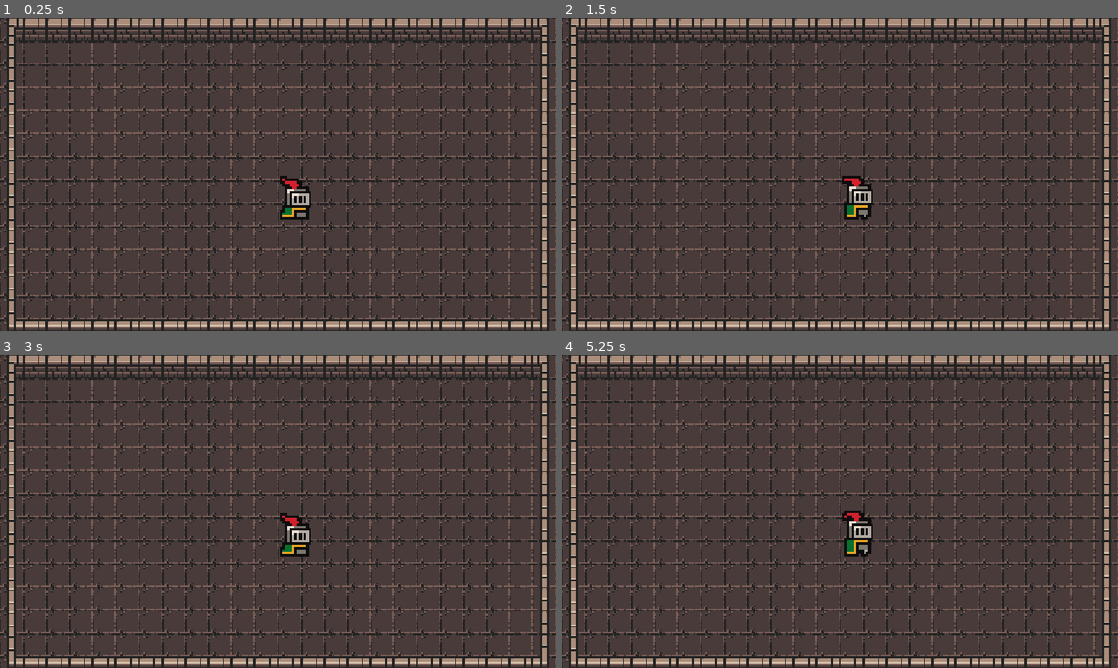
Above: before the commit, frames 1-4 (two rows, left to right).
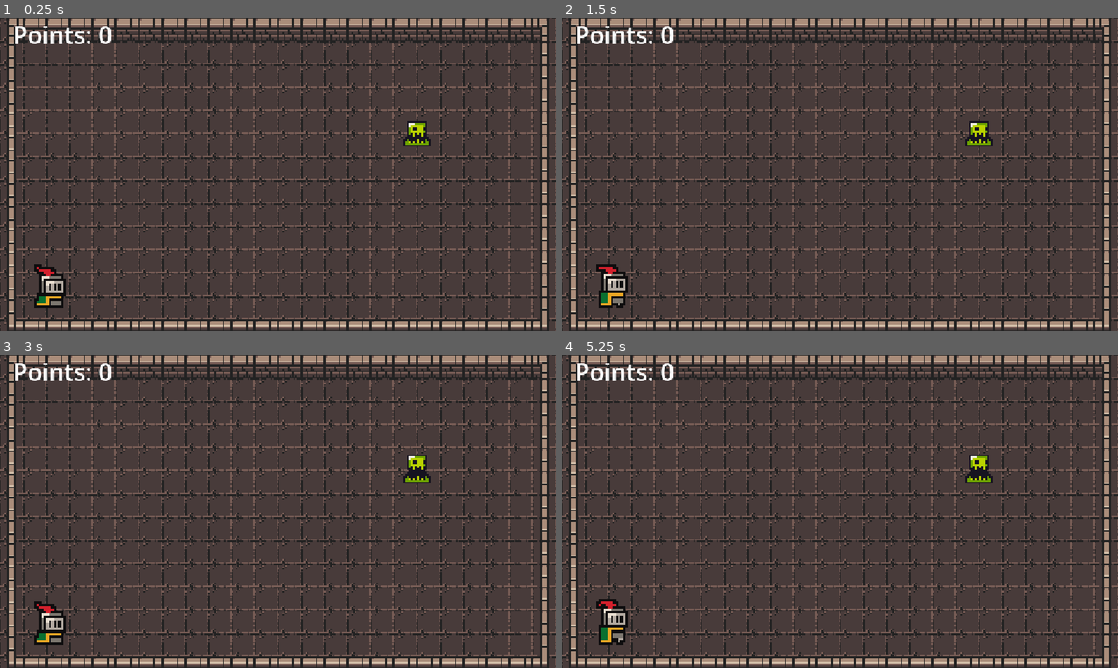
Above: after the commit, the same moments.

Repository: NNKD-Kevin/godot-game
Game: Godot game, scene res://scenes/game.tscn
Same seed, same stepped clock (60 frames per second), same inputs: the game is played once before the commit and once after it.
Inputs (mouse positions are in pixels of both pictures, inside the frame that each line leads up to):
- Up to frame 1 (0.25 s): no input
- Up to frame 2 (1.5 s): tap Enter at 0.5 s; move the mouse to (962, 158) at 0.52 s; hold Right (ui_right) 0.53-1.25 s; click (962, 158) at 0.6 s; drag from (728, 190) to (812, 237) at 1.27 s
- Up to frame 3 (3 s): move the mouse to (333, 442) at 2.02 s; hold Right (ui_right) 2.03-2.75 s; tap Alt at 2.1 s; click (333, 442) at 2.3 s; tap Space at 2.75 s; drag from (250, 574) to (111, 464) at 2.77 s
- Up to frame 4 (5.25 s): move the mouse to (1006, 558) at 3.52 s; hold Left (ui_left) 3.53-4.25 s; click (1006, 558) at 3.6 s; drag from (673, 464) to (756, 433) at 4.27 s; move the mouse to (867, 511) at 5.02 s; hold Down (ui_down) from 5.03 s (still down); tap Alt at 5.1 s

The runs differ from the first frame. In frame 1, 1.9% of the frame differs, in the area x 2-78%, y 2-93%; in frame 2, 1.9%; in frame 3, 1.9%; in frame 4, 2.0%.

Commit message:
Player movement, collision, slime enemy

Diff:
--- a/new-game-project/player.gd
+++ /dev/null
@@ -1 +0,0 @@
-extends CharacterBody2D
--- a/new-game-project/player.tscn
+++ b/new-game-project/player.tscn
@@ -1,7 +1,8 @@
 [gd_scene format=3 uid="uid://ckudr8chj1kgo"]
 
-[ext_resource type="Script" uid="uid://dgemna2cprj7k" path="res://player.gd" id="1_onrkg"]
+[ext_resource type="Script" uid="uid://dgemna2cprj7k" path="res://script/player.gd" id="1_onrkg"]
 [ext_resource type="Texture2D" uid="uid://d0ohn1putic7v" path="res://assets/brackeys_platformer_assets/brackeys_platformer_assets/sprites/knight.png" id="2_i3pqv"]
+[ext_resource type="Texture2D" uid="uid://c8hsgrp75tjkl" path="res://assets/basket.webp" id="3_i3pqv"]
 
 [sub_resource type="AtlasTexture" id="AtlasTexture_hqtel"]
 atlas = ExtResource("2_i3pqv")
@@ -18,6 +19,22 @@
 [sub_resource type="AtlasTexture" id="AtlasTexture_1jxqw"]
 atlas = ExtResource("2_i3pqv")
 region = Rect2(96, 0, 32, 32)
+
+[sub_resource type="AtlasTexture" id="AtlasTexture_dw050"]
+atlas = ExtResource("2_i3pqv")
+region = Rect2(64, 160, 32, 32)
+
+[sub_resource type="AtlasTexture" id="AtlasTexture_b26j0"]
+atlas = ExtResource("2_i3pqv")
+region = Rect2(96, 160, 32, 32)
+
+[sub_resource type="AtlasTexture" id="AtlasTexture_n7ghd"]
+atlas = ExtResource("2_i3pqv")
+region = Rect2(128, 160, 32, 32)
+
+[sub_resource type="AtlasTexture" id="AtlasTexture_nvl01"]
+atlas = ExtResource("2_i3pqv")
+region = Rect2(160, 160, 32, 32)
 
 [sub_resource type="SpriteFrames" id="SpriteFrames_1vivr"]
 animations = [{
@@ -37,21 +54,49 @@
 "loop": 1,
 "name": &"default",
 "speed": 10.0
+}, {
+"frames": [{
+"duration": 1.0,
+"texture": SubResource("AtlasTexture_dw050")
+}, {
+"duration": 1.0,
+"texture": SubResource("AtlasTexture_b26j0")
+}, {
+"duration": 1.0,
+"texture": SubResource("AtlasTexture_n7ghd")
+}, {
+"duration": 1.0,
+"texture": SubResource("AtlasTexture_nvl01")
+}],
+"loop": 1,
+"name": &"roll",
+"speed": 10.0
 }]
 
 [sub_resource type="RectangleShape2D" id="RectangleShape2D_1vivr"]
-size = Vector2(48, 71)
+size = Vector2(55, 78.5)
 
 [node name="player" type="CharacterBody2D" unique_id=756834751]
+input_pickable = true
 script = ExtResource("1_onrkg")
 
 [node name="AnimatedSprite2D" type="AnimatedSprite2D" parent="." unique_id=1676121]
-position = Vector2(609.99994, 354.99997)
+position = Vector2(6.1035156e-05, -14.999939)
 scale = Vector2(5, 5)
 sprite_frames = SubResource("SpriteFrames_1vivr")
+animation = &"roll"
 autoplay = "default"
-frame_progress = 0.4733236
+frame_progress = 0.39761057
 
-[node name="CollisionShape2D" type="CollisionShape2D" parent="." unique_id=1084457696]
-position = Vector2(615, 378)
+[node name="handle" type="Sprite2D" parent="." unique_id=1522531036]
+position = Vector2(1, 4.7683716e-07)
+scale = Vector2(0.049999993, 0.049999993)
+texture = ExtResource("3_i3pqv")
+
+[node name="CollisionBox" type="CollisionShape2D" parent="." unique_id=1084457696]
+visible = false
+position = Vector2(1, 7)
 shape = SubResource("RectangleShape2D_1vivr")
+
+[connection signal="mouse_entered" from="." to="." method="_on_mouse_entered"]
+[connection signal="mouse_exited" from="." to="." method="_on_mouse_exited"]
--- a/new-game-project/project.godot
+++ b/new-game-project/project.godot
@@ -14,6 +14,10 @@
 run/main_scene="uid://yicge48108e0"
 config/features=PackedStringArray("4.7", "GL Compatibility")
 config/icon="res://icon.svg"
+
+[autoload]
+
+Global="*uid://bwlietfi5sv7j"
 
 [display]
 
@@ -63,6 +67,11 @@
 , Object(InputEventKey,"resource_local_to_scene":false,"resource_name":"","device":-1,"window_id":0,"alt_pressed":false …(183 unchanged characters)…
 ]
 }
+drag={
+"deadzone": 0.2,
+"events": [Object(InputEventMouseButton,"resource_local_to_scene":false,"resource_name":"","device":-1,"window_id":0,"alt_pressed":false,"shift_pressed":false,"ctrl_pressed":false,"meta_pressed":false,"button_mask":0,"position":Vector2(0, 0),"global_position":Vector2(0, 0),"factor":1.0,"button_index":1,"canceled":false,"pressed":false,"double_click":false,"script":null)
+]
+}
 
 [physics]
 
--- /dev/null
+++ b/new-game-project/scenes/canvas_layer.gd
@@ -0,0 +1,3 @@
+extends CanvasLayer
+func _process(_delta: float) -> void:
+	$Label.text = "Points: " + str(Global.slime_killed*5)
--- a/new-game-project/scenes/game.tscn
+++ b/new-game-project/scenes/game.tscn
@@ -3,6 +3,8 @@
 [ext_resource type="Texture2D" uid="uid://xjc7n62k8fho" path="res://assets/0x72_DungeonTilesetII_v1.7/0x72_DungeonTilesetII_v1.7/atlas_floor-16x16.png" id="1_iywne"]
 [ext_resource type="Texture2D" uid="uid://ck6mex1uq8qq7" path="res://assets/0x72_DungeonTilesetII_v1.7/0x72_DungeonTilesetII_v1.7/atlas_walls_low-16x16.png" id="2_lbhrr"]
 [ext_resource type="Texture2D" uid="uid://ctcw0v1t3geey" path="res://assets/0x72_DungeonTilesetII_v1.7/0x72_DungeonTilesetII_v1.7/atlas_walls_high-16x32.png" id="3_iywne"]
+[ext_resource type="PackedScene" uid="uid://bhyctoxdkruw4" path="res://slime.tscn" id="5_iywne"]
+[ext_resource type="Script" uid="uid://c4nw4vcefmm2r" path="res://scenes/canvas_layer.gd" id="6_p57ef"]
 [ext_resource type="PackedScene" uid="uid://ckudr8chj1kgo" path="res://player.tscn" id="7_u5sy4"]
 
 [sub_resource type="TileSetAtlasSource" id="TileSetAtlasSource_p57ef"]
@@ -303,5 +305,18 @@
 layer_1/name = "Layer1"
 layer_1/tile_data = PackedInt32Array(65536, 4, 1, 131072, 4, 1, 196608, 4, 1, 262144, 4, 1, 327680, 4, 1, 393216, 4, 1, …(835 unchanged characters)…
 
-[node name="CharacterBody2D" parent="." unique_id=756834751 instance=ExtResource("7_u5sy4")]
-position = Vector2(5, 3)
+[node name="Player" parent="." unique_id=756834751 instance=ExtResource("7_u5sy4")]
+position = Vector2(106, 555)
+
+[node name="Slime" parent="." unique_id=2002993465 instance=ExtResource("5_iywne")]
+
+[node name="CanvasLayer" type="CanvasLayer" parent="." unique_id=1795247865]
+script = ExtResource("6_p57ef")
+
+[node name="Label" type="Label" parent="CanvasLayer" unique_id=1646860404]
+anchors_preset = -1
+anchor_right = 0.017
+offset_left = 26.0
+offset_right = 43.416
+offset_bottom = 69.0
+theme_override_font_sizes/font_size = 50
--- a/new-game-project/scenes/player.gd
+++ /dev/null
@@ -1,17 +0,0 @@
-extends CharacterBody2D
-var ant_count = 0
-
-func _physics_process(delta):
-	var input_direction = Input.get_vector('ui_left','ui_right','ui_up','ui_down')
-	velocity=input_direction*400
-	move_and_slide()
-
-
-func _on_pickup_area_area_entered(area: Area2D) -> void:
-	if area.is_in_group('Ants') and not $HeldAnt.visible:
-		area.queue_free()
-		$HeldAnt.visible = true
-	if area.is_in_group('Basket') and $HeldAnt.visible:
-		$HeldAnt.visible=false
-		ant_count+=1
-		$CanvasLayer/AntCountDisplay.text='ants:'+str(ant_count)
--- /dev/null
+++ b/new-game-project/script/global.gd
@@ -0,0 +1,2 @@
+extends Node
+var slime_killed=0
--- /dev/null
+++ b/new-game-project/script/player.gd
@@ -0,0 +1,52 @@
+class_name Player
+extends CharacterBody2D
+
+var dragging=false
+var mouse_on=false
+@export var power:=20.0
+@export var max_drag:=200.0
+@export var min_drag := 10.0
+@export var friction := 600.0
+@export var bounciness := 0.8
+@onready var animated_sprite_2d: AnimatedSprite2D = $AnimatedSprite2D
+
+func _on_mouse_entered()->void:
+	mouse_on=true
+func _on_mouse_exited() -> void:
+	mouse_on=false
+func _input(event):
+	if Input.is_action_just_pressed("drag") and mouse_on==true:
+		dragging=true
+	if Input.is_action_just_released('drag') and dragging:
+		dragging=false
+		var pull = global_position-get_global_mouse_position()
+		if pull.length()>min_drag:
+			velocity=pull.limit_length(max_drag)*power
+func _process(delta: float) -> void:
+	$handle.visible=dragging
+	if dragging:
+		var offset := (get_global_mouse_position() - global_position).limit_length(max_drag)
+		$handle.global_position = global_position + offset
+func _physics_process(delta: float) -> void:
+	var collision:=move_and_collide(velocity*delta)
+	if collision:
+		velocity=velocity.bounce(collision.get_normal())*bounciness
+	velocity = velocity.move_toward(Vector2.ZERO,friction*delta)
+	if velocity.length()>5:
+		animated_sprite_2d.play('roll')
+	else:
+		animated_sprite_2d.play('default')
+	var direction := Input.get_axis("move_left", "move_right")
+	if velocity[0] < 0:
+		animated_sprite_2d.flip_h = false
+	if velocity[1] > 0:
+		animated_sprite_2d.flip_h = true
+
+
+
+
+
+
+
+func _on_slime_body_entered(body: Node2D) -> void:
+	pass # Replace with function body.
--- /dev/null
+++ b/new-game-project/script/slime.gd
@@ -0,0 +1,6 @@
+extends Area2D
+
+func _on_body_entered(body: Node2D) -> void:
+	if body is Player:
+		queue_free()
+		Global.slime_killed+=1
--- /dev/null
+++ b/new-game-project/slime.tscn
@@ -0,0 +1,118 @@
+[gd_scene format=3 uid="uid://bhyctoxdkruw4"]
+
+[ext_resource type="Texture2D" uid="uid://dreoc4y843ap5" path="res://assets/brackeys_platformer_assets/brackeys_platformer_assets/sprites/slime_green.png" id="1_5jc4t"]
+[ext_resource type="Script" uid="uid://ct02dwdv6hu7x" path="res://script/slime.gd" id="2_4l1t8"]
+
+[sub_resource type="AtlasTexture" id="AtlasTexture_gee14"]
+atlas = ExtResource("1_5jc4t")
+region = Rect2(0, 48, 24, 24)
+
+[sub_resource type="AtlasTexture" id="AtlasTexture_0tnpc"]
+atlas = ExtResource("1_5jc4t")
+region = Rect2(24, 48, 24, 24)
+
+[sub_resource type="AtlasTexture" id="AtlasTexture_vtaks"]
+atlas = ExtResource("1_5jc4t")
+region = Rect2(48, 48, 24, 24)
+
+[sub_resource type="AtlasTexture" id="AtlasTexture_kvpfn"]
+atlas = ExtResource("1_5jc4t")
+region = Rect2(0, 24, 24, 24)
+
+[sub_resource type="AtlasTexture" id="AtlasTexture_dinhu"]
+atlas = ExtResource("1_5jc4t")
+region = Rect2(24, 24, 24, 24)
+
+[sub_resource type="AtlasTexture" id="AtlasTexture_kvuet"]
+atlas = ExtResource("1_5jc4t")
+region = Rect2(48, 24, 24, 24)
+
+[sub_resource type="AtlasTexture" id="AtlasTexture_trtic"]
+atlas = ExtResource("1_5jc4t")
+region = Rect2(72, 24, 24, 24)
+
+[sub_resource type="AtlasTexture" id="AtlasTexture_ir15t"]
+atlas = ExtResource("1_5jc4t")
+region = Rect2(0, 0, 24, 24)
+
+[sub_resource type="AtlasTexture" id="AtlasTexture_ca42v"]
+atlas = ExtResource("1_5jc4t")
+region = Rect2(24, 0, 24, 24)
+
+[sub_resource type="AtlasTexture" id="AtlasTexture_rysoc"]
+atlas = ExtResource("1_5jc4t")
+region = Rect2(48, 0, 24, 24)
+
+[sub_resource type="AtlasTexture" id="AtlasTexture_ssvqc"]
+atlas = ExtResource("1_5jc4t")
+region = Rect2(72, 0, 24, 24)
+
+[sub_resource type="SpriteFrames" id="SpriteFrames_ppcr1"]
+animations = [{
+"frames": [{
+"duration": 1.0,
+"texture": SubResource("AtlasTexture_gee14")
+}, {
+"duration": 1.0,
+"texture": SubResource("AtlasTexture_0tnpc")
+}, {
+"duration": 1.0,
+"texture": SubResource("AtlasTexture_vtaks")
+}],
+"loop": 1,
+"name": &"die",
+"speed": 5.0
+}, {
+"frames": [{
+"duration": 1.0,
+"texture": SubResource("AtlasTexture_kvpfn")
+}, {
+"duration": 1.0,
+"texture": SubResource("AtlasTexture_dinhu")
+}, {
+"duration": 1.0,
+"texture": SubResource("AtlasTexture_kvuet")
+}, {
+"duration": 1.0,
+"texture": SubResource("AtlasTexture_trtic")
+}],
+"loop": 1,
+"name": &"idle",
+"speed": 5.0
+}, {
+"frames": [{
+"duration": 1.0,
+"texture": SubResource("AtlasTexture_ir15t")
+}, {
+"duration": 1.0,
+"texture": SubResource("AtlasTexture_ca42v")
+}, {
+"duration": 1.0,
+"texture": SubResource("AtlasTexture_rysoc")
+}, {
+"duration": 1.0,
+"texture": SubResource("AtlasTexture_ssvqc")
+}],
+"loop": 1,
+"name": &"spawn",
+"speed": 5.0
+}]
+
+[sub_resource type="RectangleShape2D" id="RectangleShape2D_jayke"]
+size = Vector2(48, 47)
+
+[node name="Slime" type="Area2D" unique_id=24244996]
+script = ExtResource("2_4l1t8")
+
+[node name="AnimatedSprite2D" type="AnimatedSprite2D" parent="." unique_id=912537814]
+position = Vector2(864, 218.00002)
+scale = Vector2(4, 4)
+sprite_frames = SubResource("SpriteFrames_ppcr1")
+animation = &"idle"
+autoplay = "idle"
+
+[node name="CollisionShape2D" type="CollisionShape2D" parent="." unique_id=847154835]
+position = Vector2(866, 239.5)
+shape = SubResource("RectangleShape2D_jayke")
+
+[connection signal="body_entered" from="." to="." method="_on_body_entered"]
Not shown, added: new-game-project/scenes/canvas_layer.gd.uid
Not shown, removed: new-game-project/scenes/player.gd.uid
Not shown, added: new-game-project/script/global.gd.uid
Renamed: new-game-project/player.gd.uid -> new-game-project/script/player.gd.uid
Not shown, added: new-game-project/script/slime.gd.uid
